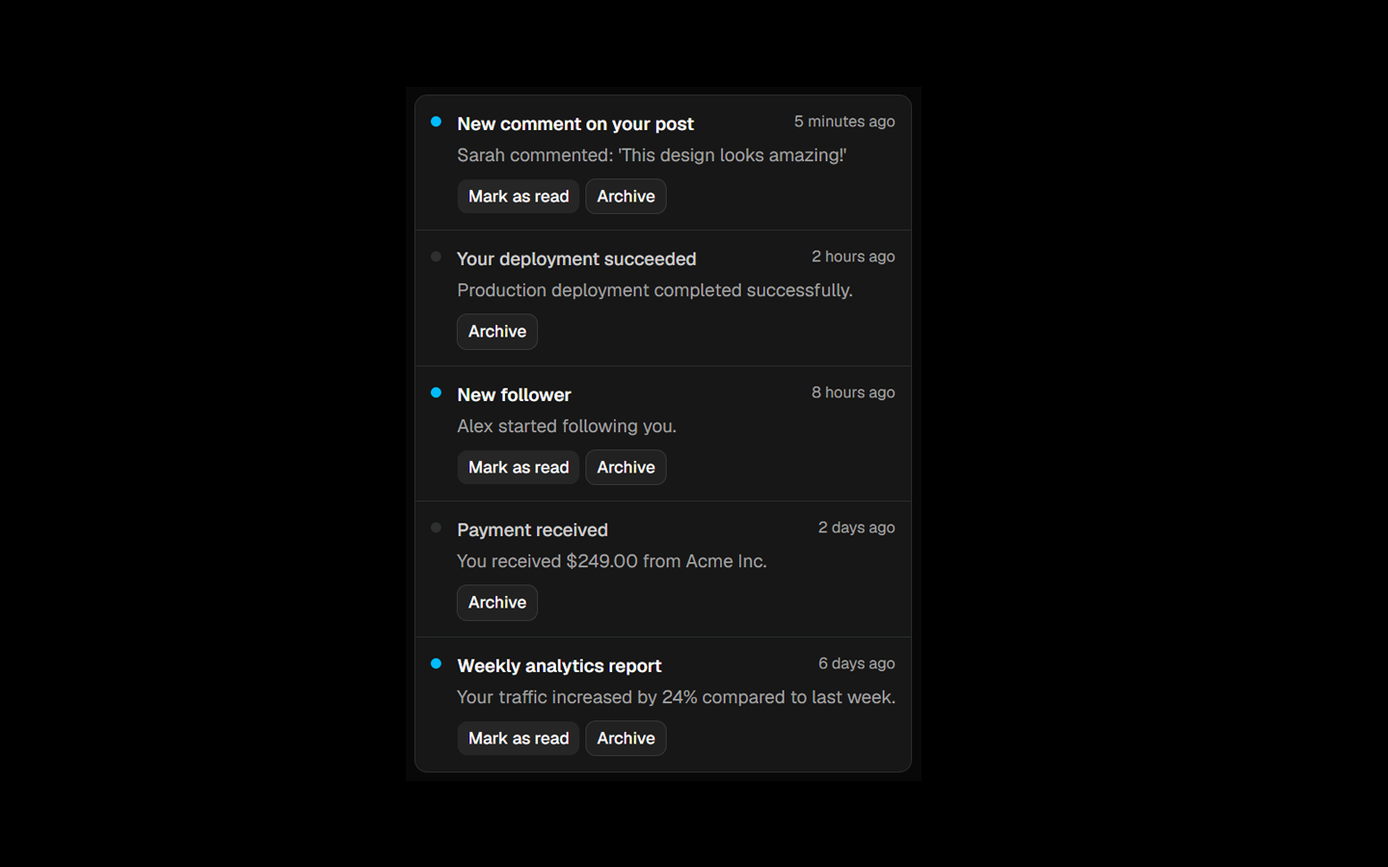
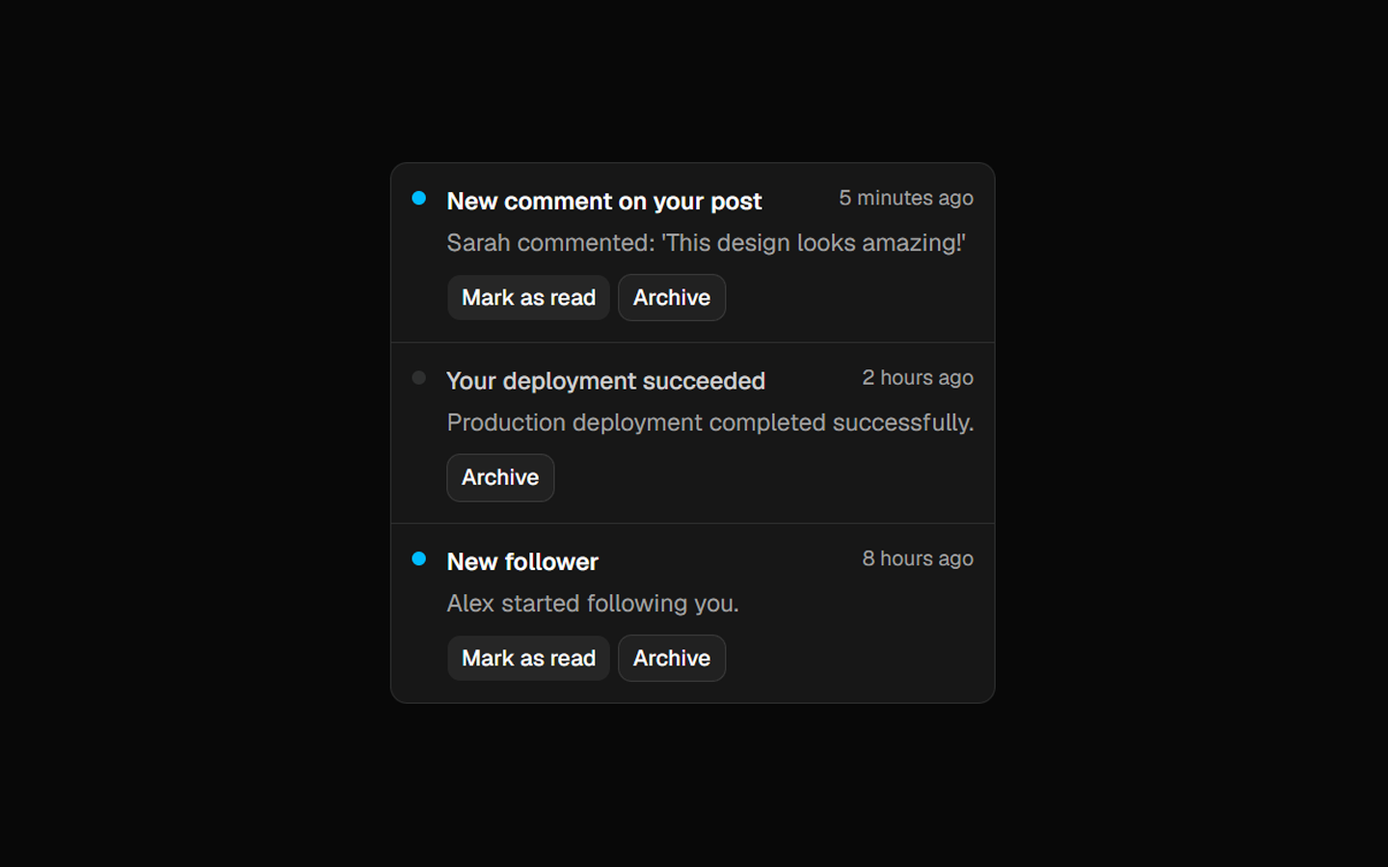
Layers edited between the first and the second 1388px x 867px image:
painted on "Layer 1" over (x1=379, y1=86, x2=1009, y2=781)
painted on "Color Fill 1" over (x1=0, y1=0, x2=1388, y2=867)
